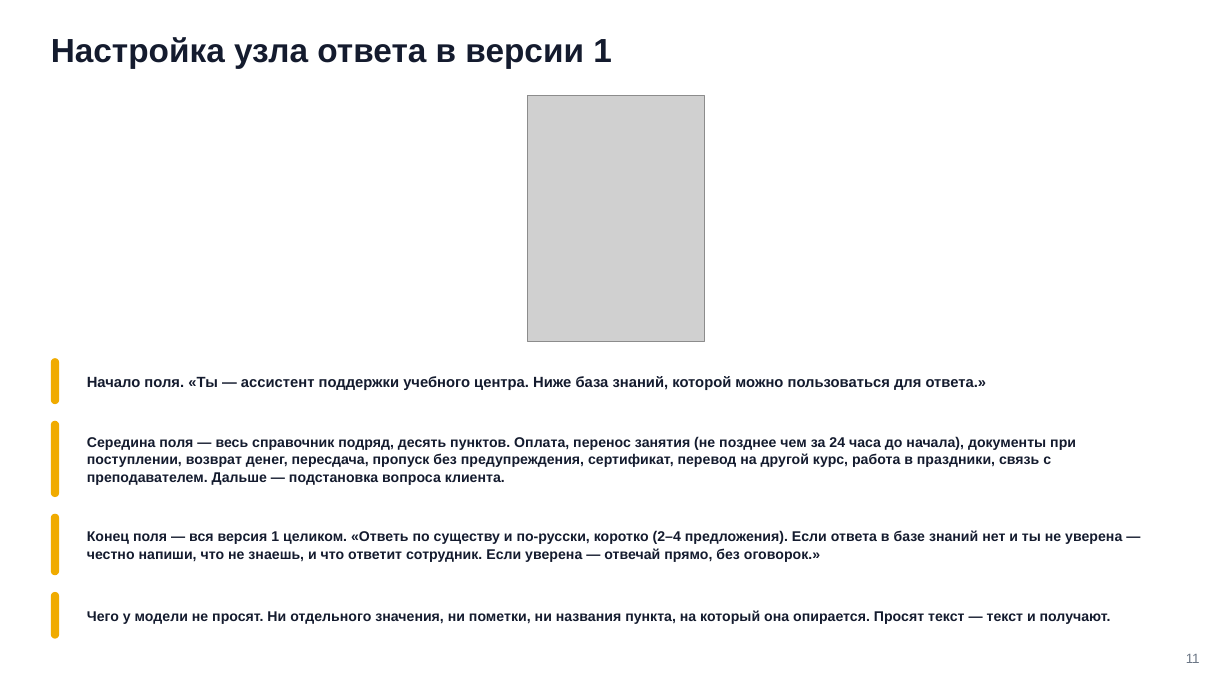
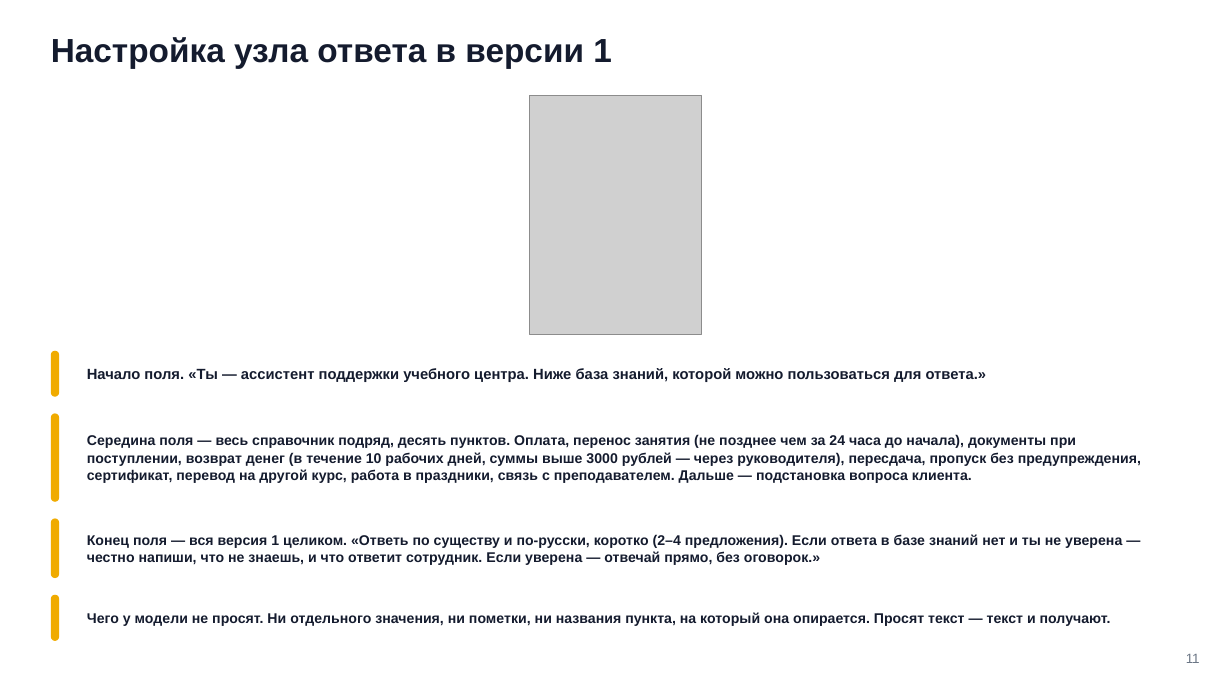
Before and after one commit to tellina-study/AI-usage-lessons, a slide deck: slide 11 of library/seminars/sem-09/rendered/sem-09.pptx. Drawn at 1232x693 pixels with LibreOffice and Linux fonts; fonts in the diff are those of the drawing; grey boxes stand for pictures. Boxes give left, top, right and bottom in pixels: in the first picture for what was removed or moved away, otherwise in the second. Text is boxed around its words. In the diff, an @@ line names an element or a change of style, - is before the commit and + after.

```diff
--- a/library/seminars/sem-09/rendered/sem-09.pptx
+++ b/library/seminars/sem-09/rendered/sem-09.pptx
@@ picture: place and size @@
-picture at box(528, 95, 705, 341)
+picture at box(530, 95, 701, 334)
@@ rounded rectangle: place and size @@
-rounded rectangle at box(51, 359, 59, 405)
+rounded rectangle at box(51, 351, 59, 397)
@@ text "Начало поля. «Ты — ассистент ...": place and size @@
-text "Начало поля. «Ты — ассистент ..." at box(87, 376, 987, 390)
+text "Начало поля. «Ты — ассистент ..." at box(87, 368, 987, 382)
@@ rounded rectangle: place and size @@
-rounded rectangle at box(51, 421, 59, 497)
+rounded rectangle at box(51, 413, 59, 502)
@@ text at box(87, 434, 1141, 483): text changed @@
-Середина поля — весь справочник подряд, десять пунктов. Оплата, перенос занятия (не позднее чем за 24 часа до начала), документы при поступлении, возврат денег, пересдача, пропуск без предупреждения, сертификат, перевод на другой курс, работа в праздники, связь с преподавателем. Дальше — подстановка вопроса клиента.
+Середина поля — весь справочник подряд, десять пунктов. Оплата, перенос занятия (не позднее чем за 24 часа до начала), документы при поступлении, возврат денег (в течение 10 рабочих дней, суммы выше 3000 рублей — через руководителя), пересдача, пропуск без предупреждения, сертификат, перевод на другой курс, работа в праздники, связь с преподавателем. Дальше — подстановка вопроса клиента.
@@ rounded rectangle: place and size @@
-rounded rectangle at box(51, 514, 59, 576)
+rounded rectangle at box(51, 518, 59, 579)
@@ text "Конец поля — вся версия ...": place and size @@
-text "Конец поля — вся версия ..." at box(87, 530, 1122, 562)
+text "Конец поля — вся версия ..." at box(87, 534, 1122, 565)
```
Also in this commit, not shown: 2 other slides changed, 6 other files.
